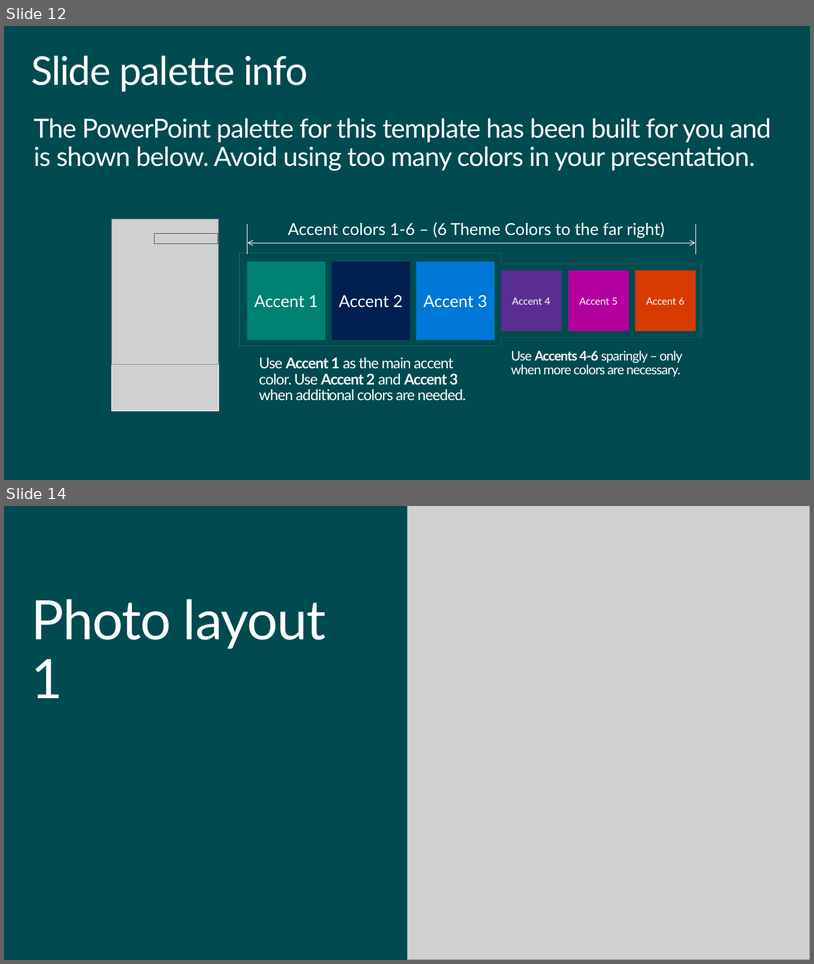
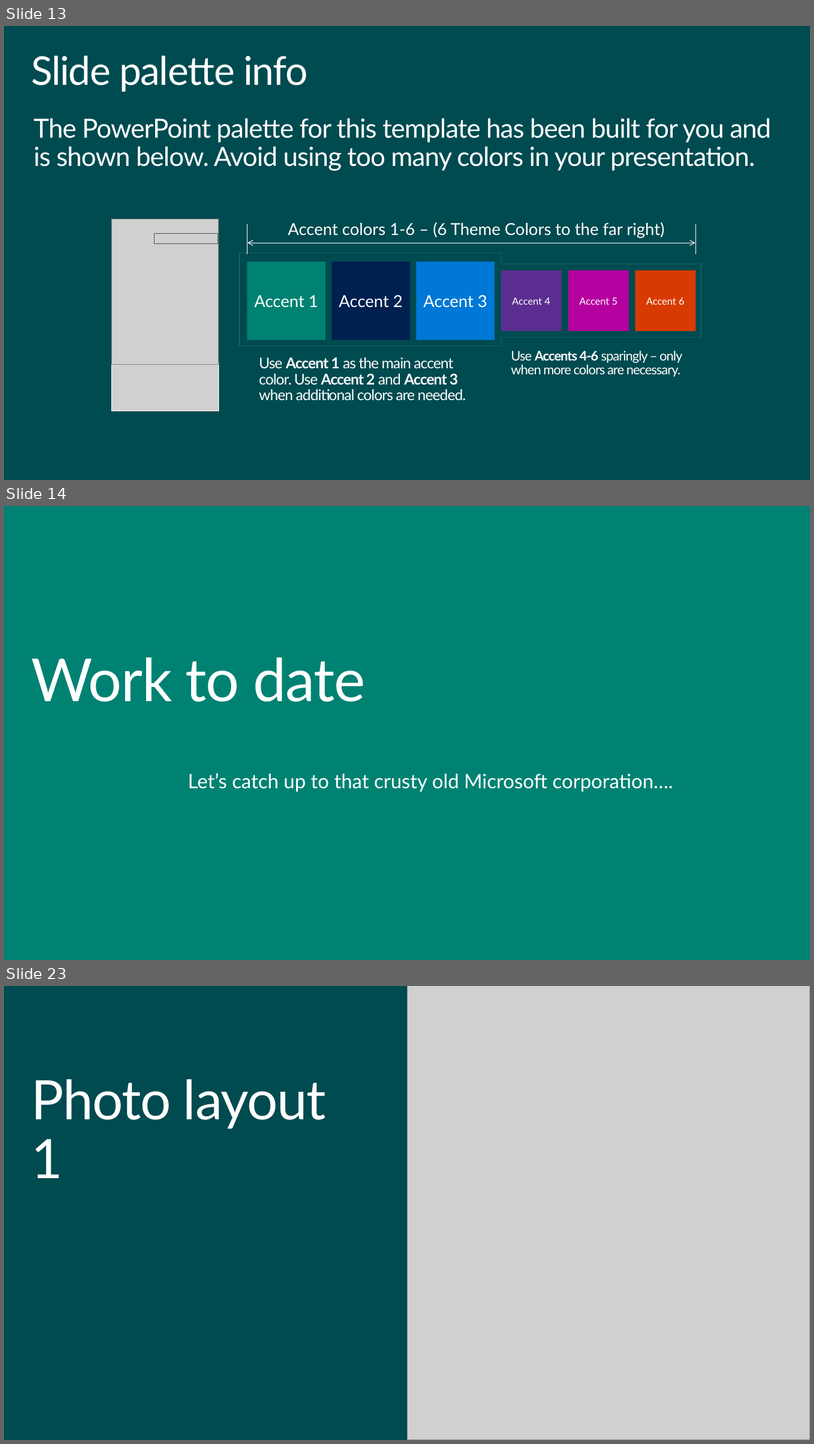
Before and after one commit to squillace/presentations, a slide deck: idw-2015/Content Matters-Open Authoring and Collaboration Across Disciplines.pptx. Shown one above the other, each under a label of ours: slides 12 and 14 before the commit, slides 13, 14 and 23 after it; the slides between them are not shown. The pictures are 814x964 and 814x1444 pixels, drawn with LibreOffice and Linux fonts; fonts in the diff are those of the drawing; grey boxes stand for pictures; background and template pictures are left out. Boxes give left, top, right and bottom in pixels: in the first picture for what was removed or moved away, otherwise in the second. Text is boxed around its words. In the diff, an @@ line names an element or a change of style, - is before the commit and + after.

```diff
--- a/idw-2015/Content Matters-Open Authoring and Collaboration Across Disciplines.pptx
+++ b/idw-2015/Content Matters-Open Authoring and Collaboration Across Disciplines.pptx
@@ slide 14 added at (x1=4, y1=506, x2=810, y2=960), background #008272 @@
@@ title added at (x1=31, y1=657, x2=365, y2=702), 72 pt, text #FFFFFF @@
+Work to date
@@ text added at (x1=188, y1=773, x2=674, y2=792), 24 pt, text #FFFFFF @@
+Let’s catch up to that crusty old Microsoft corporation….
@@ what was slide 12 is now slide 13 @@
@@ what was slide 14 is now slide 23 @@
```
Also in this commit, not shown: 2 slides changed, 9 other slides added, 1 slide removed.
